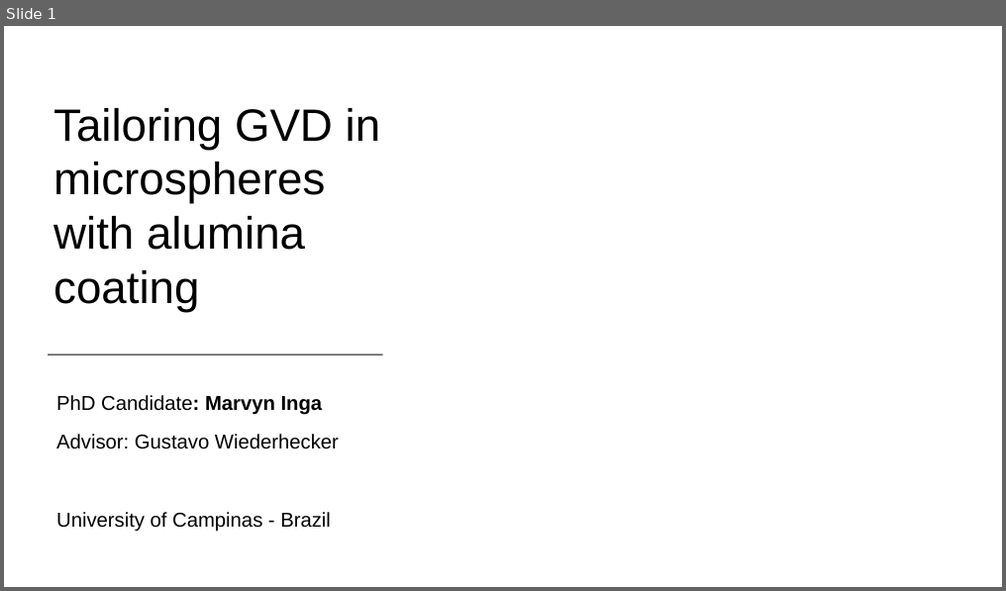
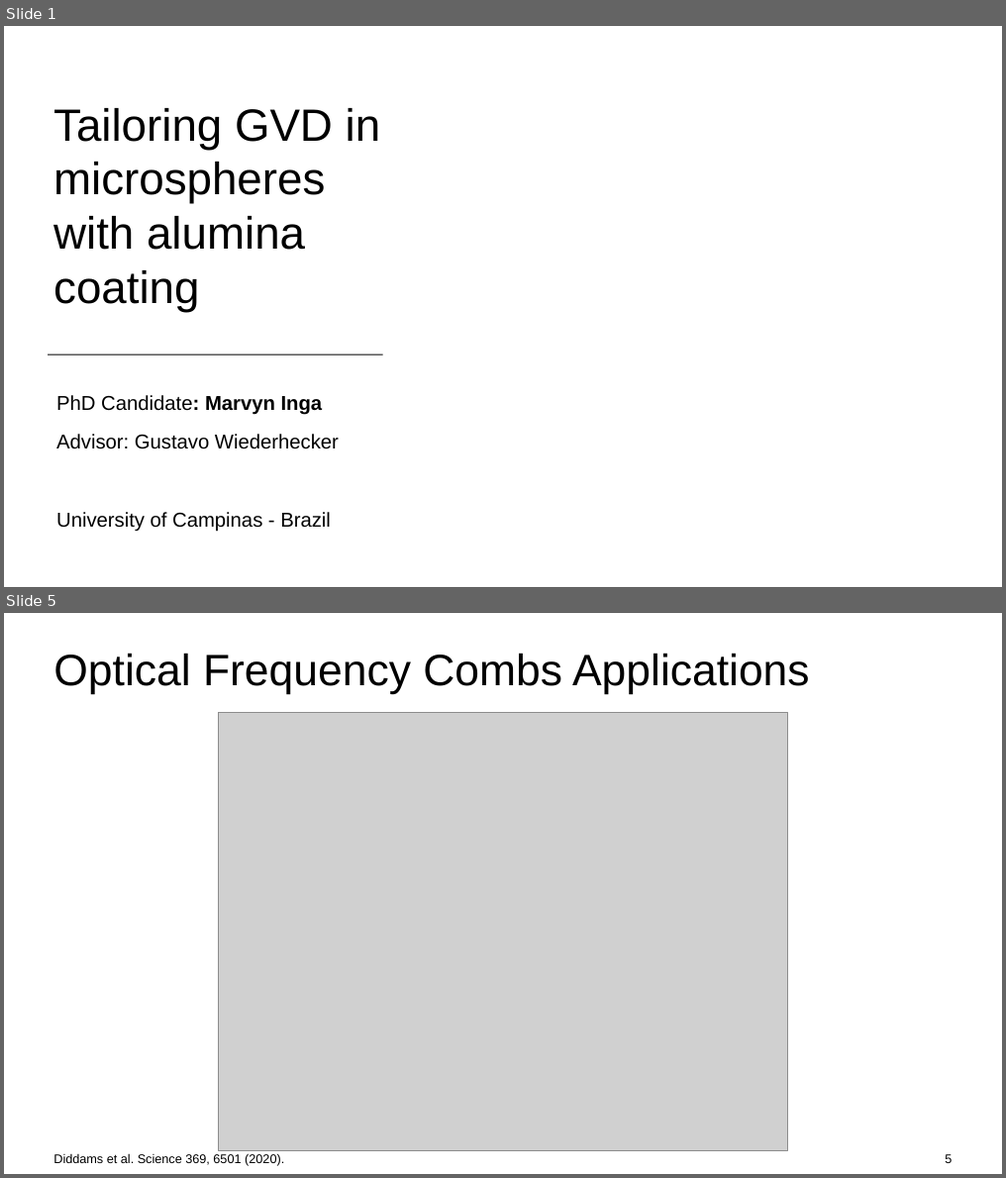
Before and after one commit to marvync/PhD-defense-presentation, a slide deck: PhD-defense-presentation.odp. Shown one above the other, each under a label of ours: slide 1 before the commit, slides 1 and 5 after it; the slides between them are not shown. The pictures are 1006x591 and 1006x1178 pixels, drawn with LibreOffice and Linux fonts; fonts in the diff are those of the drawing; grey boxes stand for pictures; background and template pictures are left out. Boxes give left, top, right and bottom in pixels: in the first picture for what was removed or moved away, otherwise in the second. Text is boxed around its words. In the diff, an @@ line names an element or a change of style, - is before the commit and + after.

Commit message:
OFC-Applications

```diff
--- a/PhD-defense-presentation.odp
+++ b/PhD-defense-presentation.odp
@@ slide 5 added at [4,613,1002,1174], background picture (left out) @@
@@ title added at [54,653,810,694], 35 pt, text #000000 @@
+Optical Frequency Combs Applications
@@ picture added at [219,713,788,1152] @@
@@ text added at [54,1154,284,1166], 10 pt, text #000000 @@
+Diddams et al. Science 369, 6501 (2020).
@@ page number added at [944,1155,951,1163], 10 pt, text #000000 @@
+5
```
Also in this commit, not shown: 1 slide changed, 2 other slides added, 2 slides removed, 5 other files.
